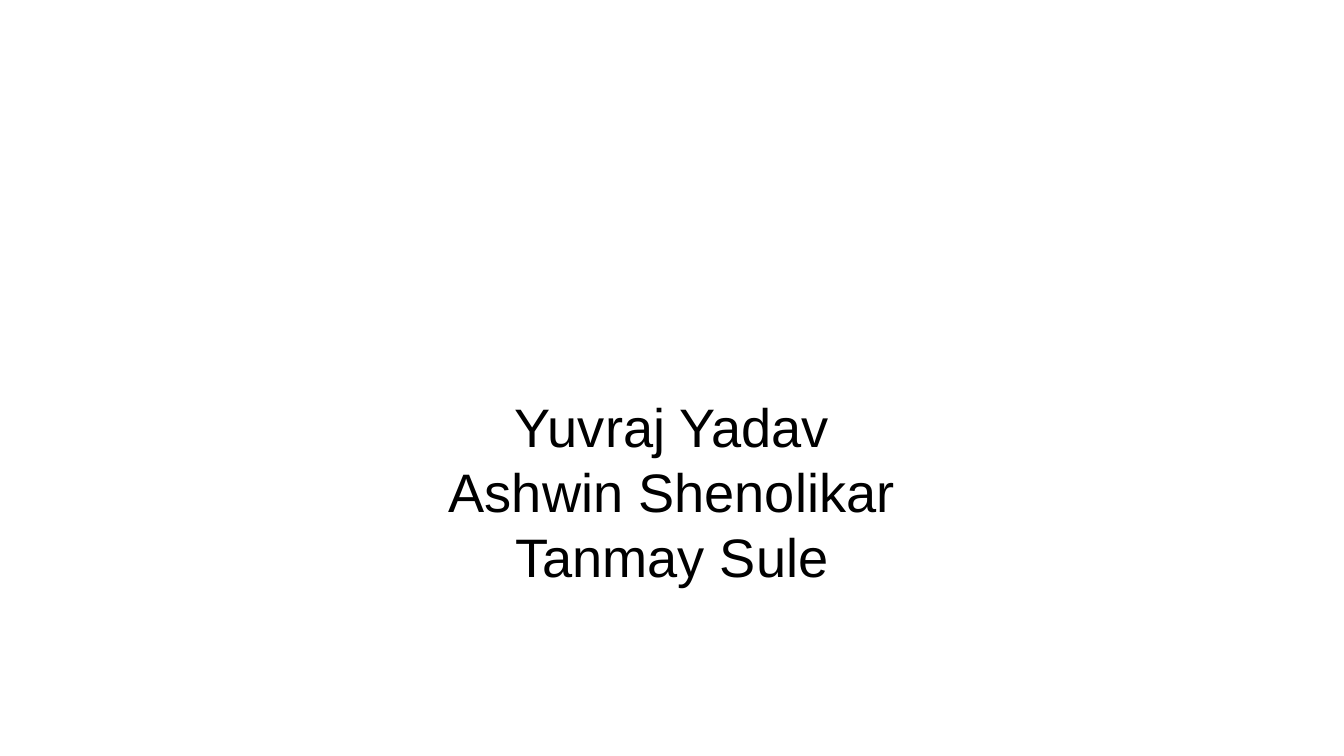
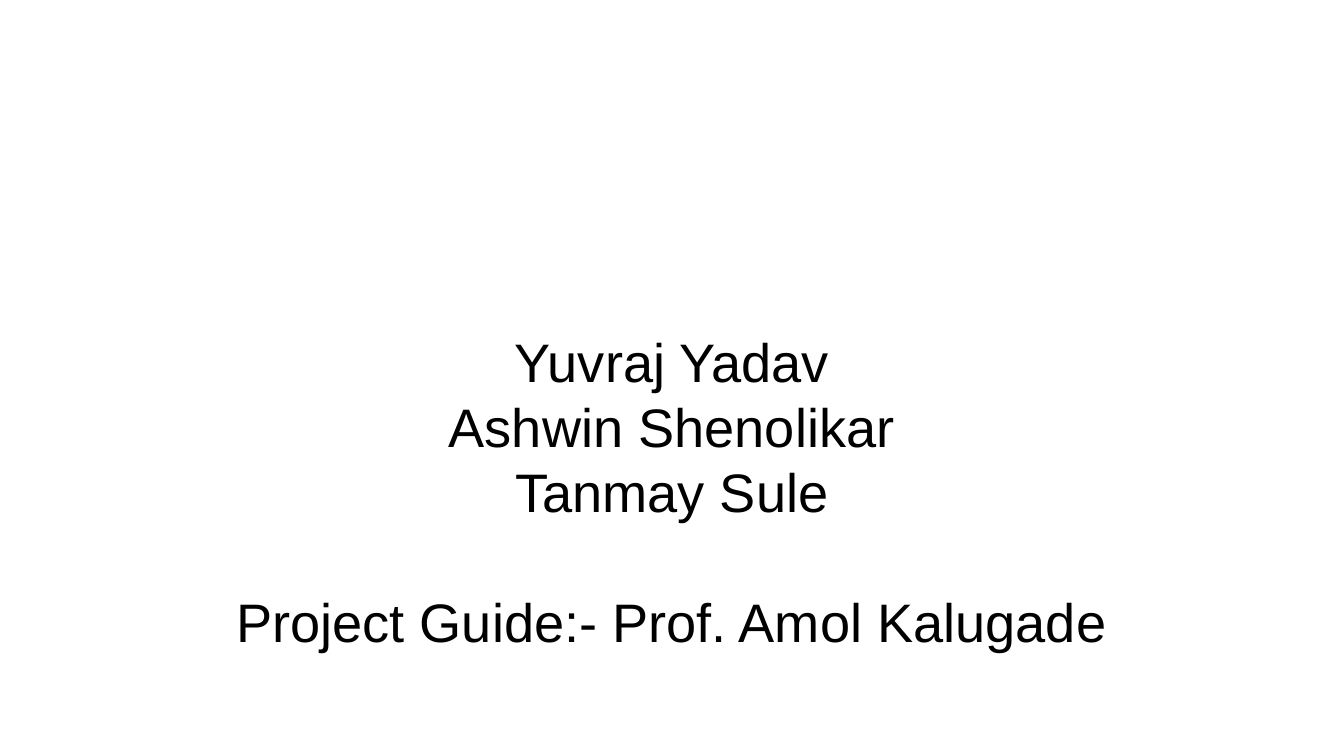
Before and after one commit to Yuvraj2409/BE-PROJECT, a slide deck: slide 1 of project.odp. Drawn at 1344x756 pixels with LibreOffice and Linux fonts; fonts in the diff are those of the drawing; background and template pictures are left out. Boxes give left, top, right and bottom in pixels: in the first picture for what was removed or moved away, otherwise in the second. Text is boxed around its words. In the diff, an @@ line names an element or a change of style, - is before the commit and + after.

```diff
--- a/project.odp
+++ b/project.odp
@@ subtitle at [236,602,1106,652]: paragraph added @@
+Project Guide:- Prof. Amol Kalugade
```
